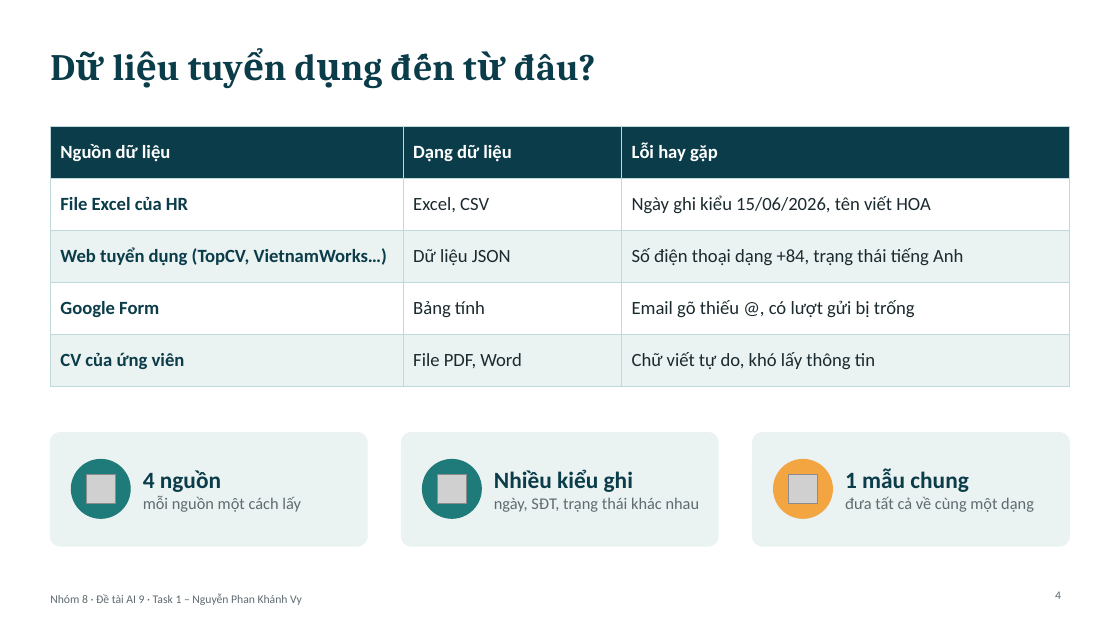
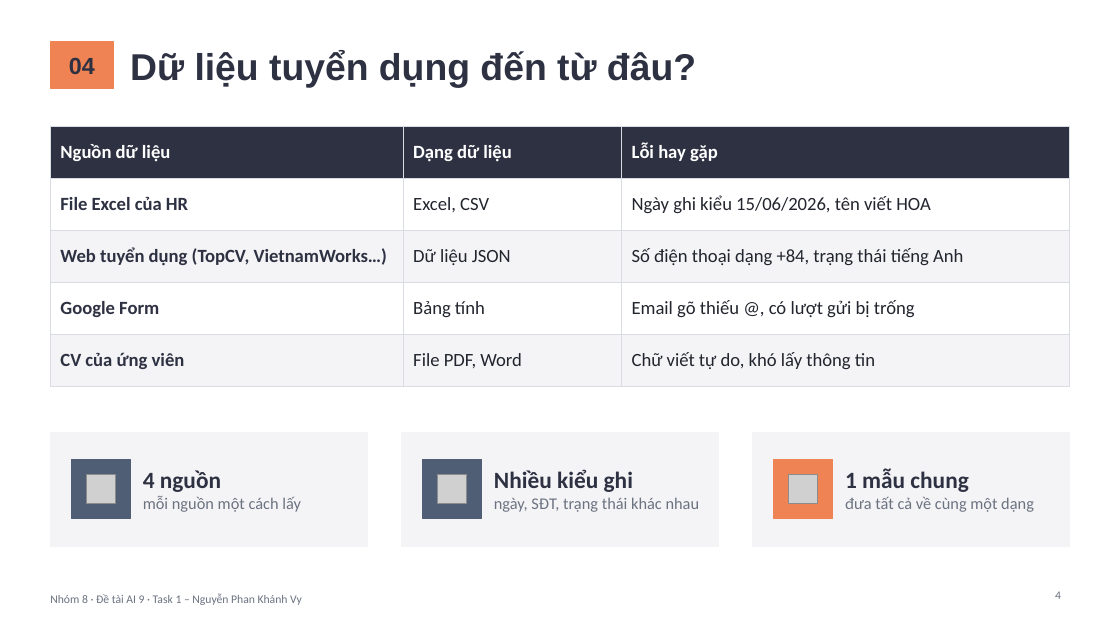
Before and after one commit to PhucHoang3010/Vietnamese-News-Classification, a slide deck: slide 4 of bai_tap_python_nhom8/task1_nguyen_phan_khanh_vy/2431540032_NguyenPhanKhanhVy.pptx. Drawn at 1120x630 pixels with LibreOffice and Linux fonts; fonts in the diff are those of the drawing; grey boxes stand for pictures. Boxes give left, top, right and bottom in pixels: in the first picture for what was removed or moved away, otherwise in the second. Text is boxed around its words. In the diff, an @@ line names an element or a change of style, - is before the commit and + after.

```diff
--- a/bai_tap_python_nhom8/task1_nguyen_phan_khanh_vy/2431540032_NguyenPhanKhanhVy.pptx
+++ b/bai_tap_python_nhom8/task1_nguyen_phan_khanh_vy/2431540032_NguyenPhanKhanhVy.pptx
@@ title "Dữ liệu tuyển dụng đến ...": place and size @@
-title "Dữ liệu tuyển dụng đến ..." at box(514, 54, 595, 81)
+title "Dữ liệu tuyển dụng đến ..." at box(130, 50, 696, 87)
@@ title "Dữ liệu tuyển dụng đến ..." at box(130, 50, 696, 87): font Cambria to Arial, text colour #0B3C49 to #2D3142 @@
@@ rectangle added at box(50, 42, 113, 88), fill #EF8354, outline #EF8354 1 pt @@
@@ text added at box(69, 57, 95, 74), 20 pt, text #2D3142, bold @@
+04
@@ table at box(50, 126, 1070, 373) @@
@@ fill #0B3C49 to #2D3142 in row 1 @@
@@ fill #EAF2F2 to #F4F4F6 in 6 cells @@
@@ text colour #0B3C49 to #2D3142 in "File Excel của HR", "Web tuyển dụng (TopCV, VietnamWorks…)", "Google Form", "CV của ứng viên" @@
@@ text colour #1B2A2F to #22252E in "Excel, CSV", "Ngày ghi kiểu 15/06/2026, tên viết HOA", "Dữ liệu JSON", "Số điện thoại dạng +84, trạng thái ..." and 4 more places @@
@@ borders changed @@
@@ rounded rectangle removed at box(50, 433, 367, 546) @@
@@ rectangle added at box(50, 433, 367, 546), fill #F4F4F6, outline #F4F4F6 1 pt @@
@@ text "4 nguồn" at box(143, 470, 301, 512): text colour #0B3C49 to #2D3142 in "4 nguồn"; text colour #5E6B70 to #6B7280 in "mỗi nguồn một cách lấy" @@
@@ rounded rectangle removed at box(402, 433, 718, 546) @@
@@ rectangle added at box(402, 433, 718, 546), fill #F4F4F6, outline #F4F4F6 1 pt @@
@@ text "Nhiều kiểu ghi" at box(494, 469, 700, 512): text colour #0B3C49 to #2D3142 in "Nhiều kiểu ghi"; text colour #5E6B70 to #6B7280 in "ngày, SĐT, trạng thái khác nhau" @@
@@ rounded rectangle removed at box(753, 433, 1070, 546) @@
@@ rectangle added at box(753, 433, 1070, 546), fill #F4F4F6, outline #F4F4F6 1 pt @@
@@ text "1 mẫu chung" at box(845, 469, 1034, 512): text colour #0B3C49 to #2D3142 in "1 mẫu chung"; text colour #5E6B70 to #6B7280 in "đưa tất cả về cùng một dạng" @@
@@ ellipse removed at box(71, 460, 130, 518) @@
@@ rectangle added at box(71, 460, 130, 518), fill #4F5D75, outline #4F5D75 1 pt @@
@@ ellipse removed at box(423, 460, 481, 518) @@
@@ rectangle added at box(423, 460, 481, 518), fill #4F5D75, outline #4F5D75 1 pt @@
@@ ellipse removed at box(774, 460, 833, 518) @@
@@ rectangle added at box(774, 460, 833, 518), fill #EF8354, outline #EF8354 1 pt @@
@@ text "Nhóm 8 · Đề tài ..." at box(50, 593, 302, 605): text colour #5E6B70 to #6B7280 @@
```
Also in this commit, not shown: 9 other slides changed.
